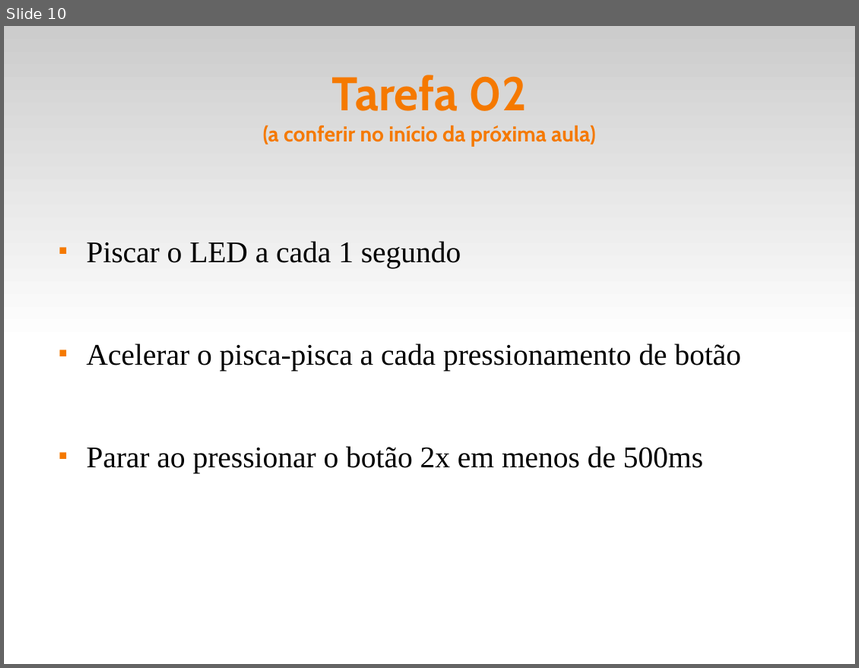
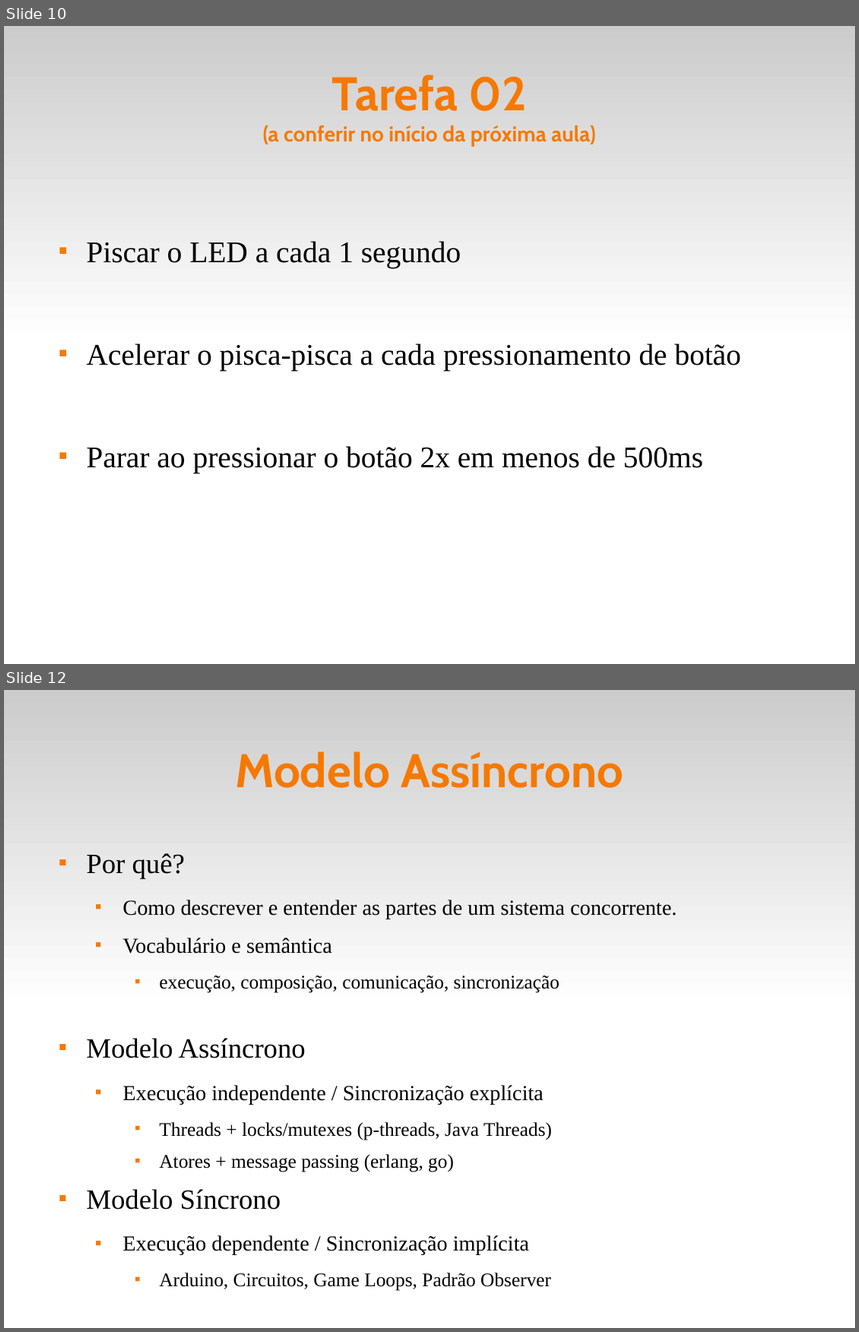
Before and after one commit to fsantanna-uerj/reativos, a slide deck: slides/02_arduino.odp. Shown one above the other, each under a label of ours: slide 10 before the commit, slides 10 and 12 after it; the slides between them are not shown. The pictures are 859x668 and 859x1332 pixels, drawn with LibreOffice and Linux fonts; fonts in the diff are those of the drawing. Boxes give left, top, right and bottom in pixels: in the first picture for what was removed or moved away, otherwise in the second. Text is boxed around its words. In the diff, an @@ line names an element or a change of style, - is before the commit and + after.

```diff
--- a/slides/02_arduino.odp
+++ b/slides/02_arduino.odp
@@ slide 12 added at box(4, 690, 855, 1328), background #FFFFFF; not listed: 1 template element that a slide beside it also shows @@
@@ title added at box(235, 752, 623, 788), 44 pt, text #F57900, bold @@
+Modelo Assíncrono
@@ text added at box(86, 853, 677, 1291), 18 pt, text #000000 @@
+■ Por quê?
+  ■ Como descrever e entender as partes de um sistema concorrente.
+  ■ Vocabulário e semântica
+    ■ execução, composição, comunicação, sincronização
+■ Modelo Assíncrono
+  ■ Execução independente / Sincronização explícita
+    ■ Threads + locks/mutexes (p-threads, Java Threads)
+    ■ Atores + message passing (erlang, go)
+■ Modelo Síncrono
+  ■ Execução dependente / Sincronização implícita
+    ■ Arduino, Circuitos, Game Loops, Padrão Observer
```
Also in this commit, not shown: 1 slide changed, 2 other slides added, 2 other files.
